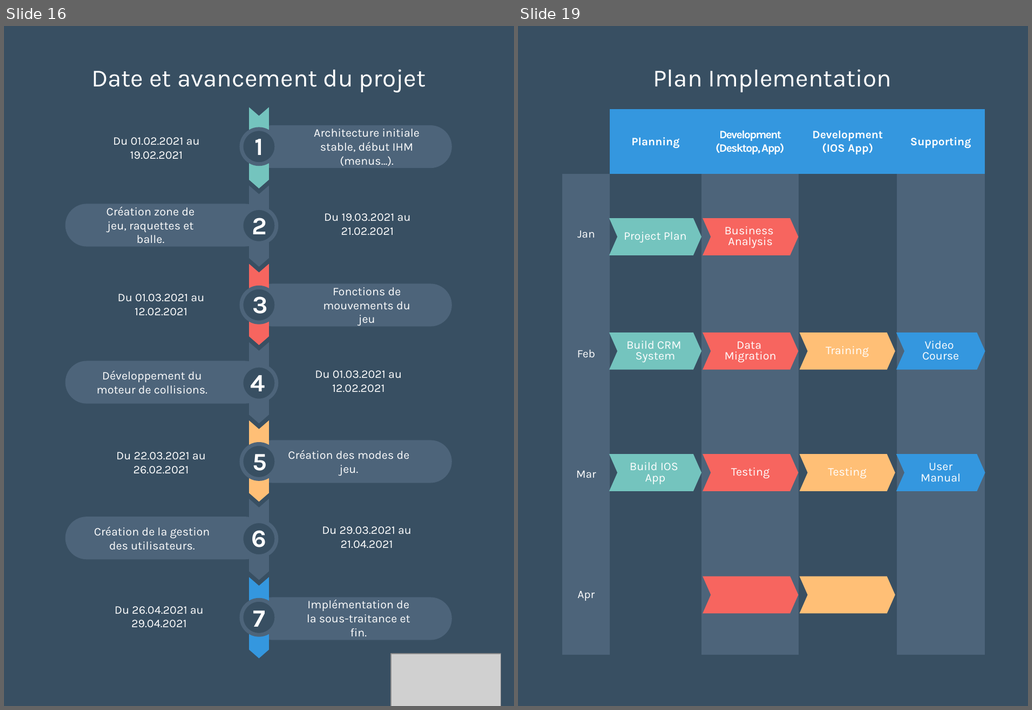
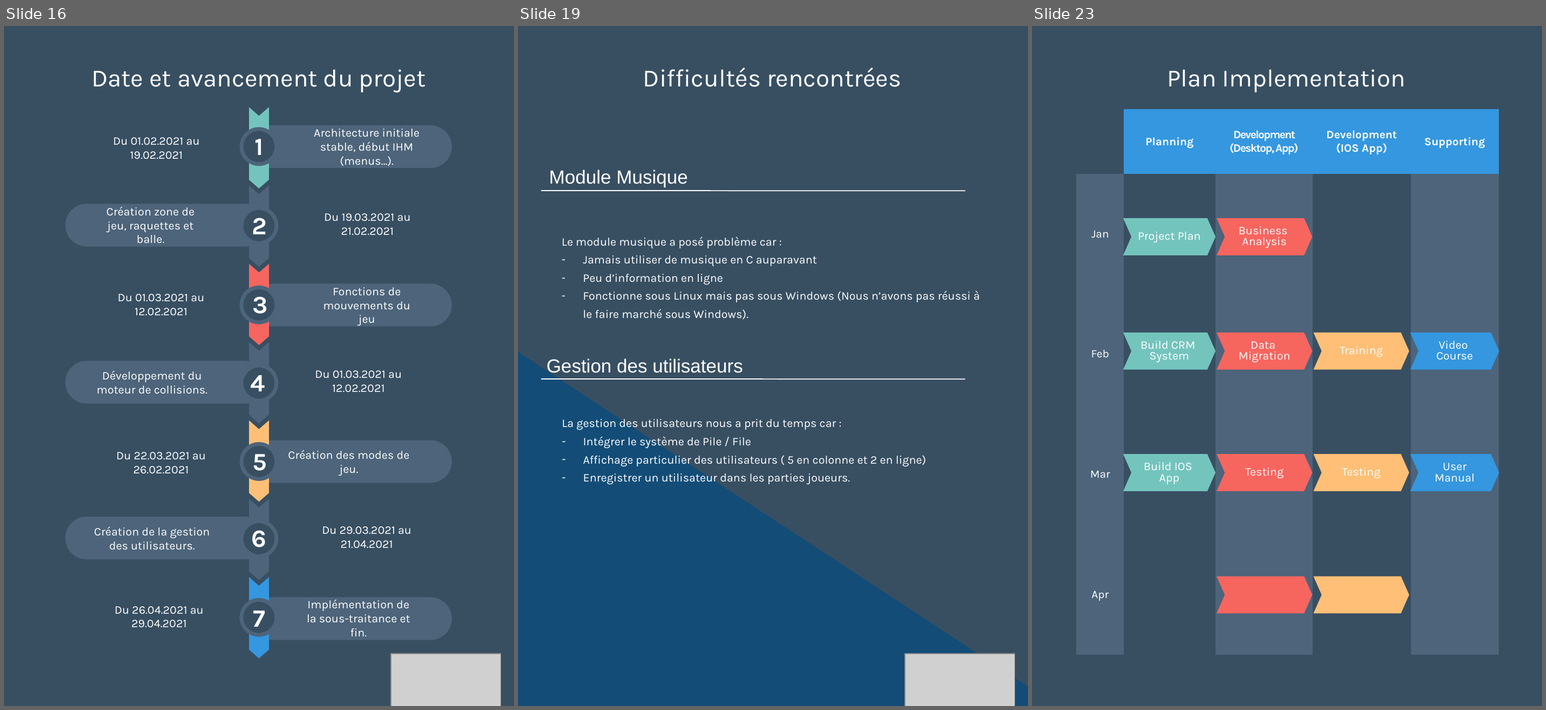
Before and after one commit to Loicpln/Projet_Algo_N2, a slide deck: Elements de presentation/Soutenance finale.pptx. Shown side by side, each under a label of ours: slides 16 and 19 before the commit, slides 16, 19 and 23 after it; the slides between them are not shown. The pictures are 1032x710 and 1546x710 pixels, drawn with LibreOffice and Linux fonts; fonts in the diff are those of the drawing; grey boxes stand for pictures. Boxes give left, top, right and bottom in pixels: in the first picture for what was removed or moved away, otherwise in the second. Text is boxed around its words. In the diff, an @@ line names an element or a change of style, - is before the commit and + after.

```diff
--- a/Elements de presentation/Soutenance finale.pptx
+++ b/Elements de presentation/Soutenance finale.pptx
@@ slide 19 added at <box>518,26,1028,706</box>, background #384F62 @@
@@ text added at <box>643,68,901,87</box>, 26.3 pt, text #FFFFFF @@
+Difficultés rencontrées
@@ text added at <box>549,170,688,187</box>, 20 pt, text #FFFFFF @@
+Module Musique
@@ triangle added at <box>518,191,1028,706</box>, fill #134D77 @@
@@ line added from (541, 191) to (966, 191), #FFFFFF 1 pt @@
@@ text added at <box>562,237,980,320</box>, 12.3 pt, text #FFFFFF @@
+Le module musique a posé problème car :
+– Jamais utiliser de musique en C auparavant
+– Peu d’information en ligne
+– Fonctionne sous Linux mais pas sous Windows (Nous n’avons pas réussi à le faire marché sous Windows).
@@ text added at <box>547,359,743,373</box>, 20 pt, text #FFFFFF @@
+Gestion des utilisateurs
@@ line added from (541, 379) to (966, 379), #FFFFFF 1 pt @@
@@ text added at <box>562,419,926,485</box>, 12.3 pt, text #FFFFFF @@
+La gestion des utilisateurs nous a prit du temps car :
+– Intégrer le système de Pile / File
+– Affichage particulier des utilisateurs ( 5 en colonne et 2 en ligne)
+– Enregistrer un utilisateur dans les parties joueurs.
@@ picture added at <box>905,654,1015,706</box> @@
@@ what was slide 19 is now slide 23 @@
```
Also in this commit, not shown: 4 slides changed, 4 other slides added, 1 slide removed, 1 other file.
